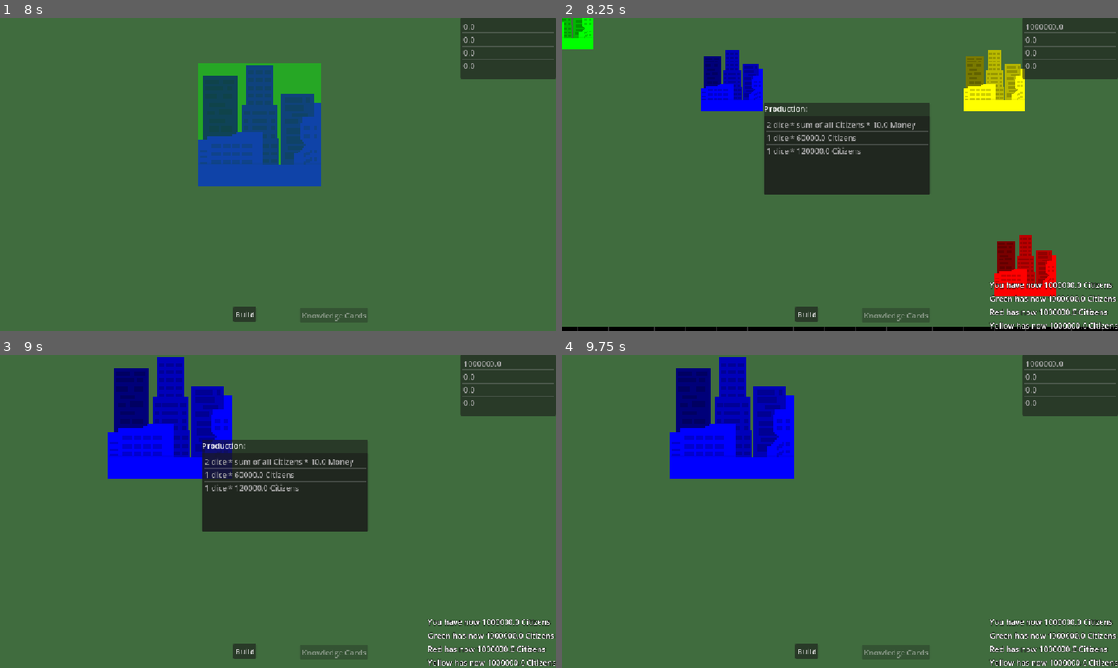
Above: before the commit, frames 1-4 (two rows, left to right).
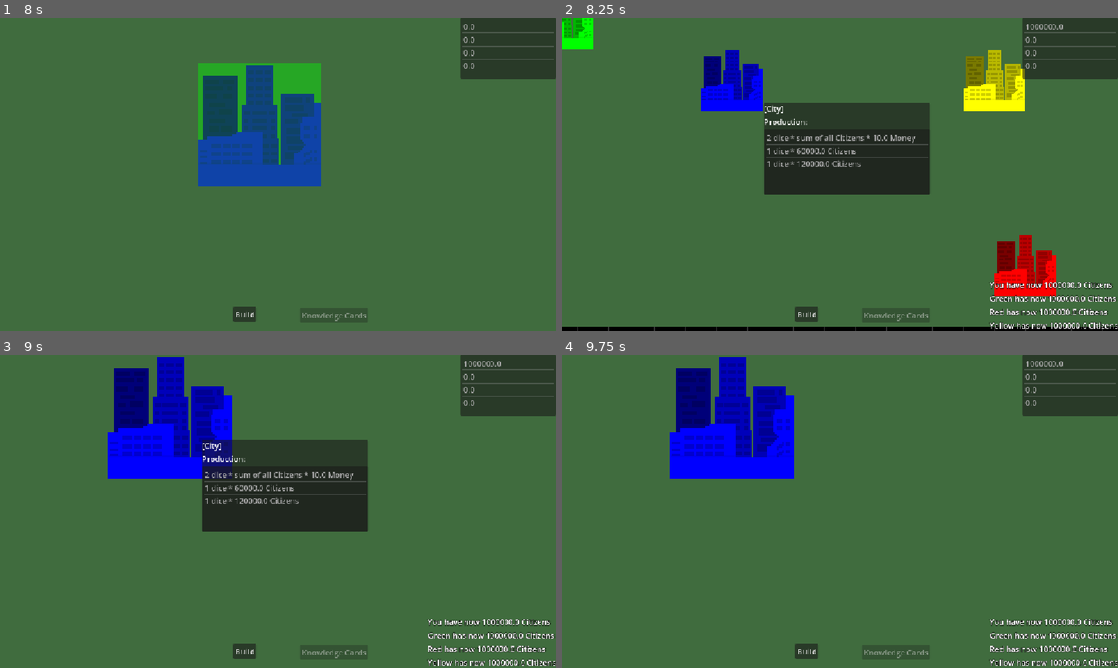
Above: after the commit, the same moments.

Repository: CarlinoCalogero/architect-of-intelligence-board-game
Game: Godot game, scene res://levels/board.tscn
The game is run twice, just before and just after one commit, with the same random seed, the same clock (stepped at 60 frames per second) and the same inputs.
Inputs (mouse positions are in pixels of both pictures, inside the frame that each line leads up to):
- Up to frame 1 (8 s): click "Build" at 0.5 s; click "Build" at 1.25 s; click "Build" at 2 s; tap Enter at 2.75, 4.25, 5.75 s; move the mouse to (400, 158) at 2.77 s; press the mouse at (400, 158) at 2.78 s; tap Space at 3.5, 5, 6.5 s; move the mouse to (166, 190) at 3.52 s; release the mouse at (166, 190) at 3.53 s; tap Mouse wheel down (scroll_down) at 3.6 s; click (166, 190) at 3.67 s; move the mouse to (333, 105) at 4.27 s; hold Mouse wheel up (scroll_up) 4.28-5.03 s; click (333, 105) at 4.42 s; move the mouse to (250, 237) at 5.02 s; click (250, 237) at 5.1 s; move the mouse to (444, 221) at 5.77 s; hold Mouse wheel down (scroll_down) 5.78-6.53 s; click (444, 221) at 5.92 s; move the mouse to (111, 127) at 6.52 s; tap Mouse wheel up (scroll_up) at 6.6 s; click (111, 127) at 6.67 s; move the mouse to (305, 174) at 7.27 s; press the mouse at (305, 174) at 7.28 s
- Up to frame 2 (8.25 s): move the mouse to (756, 96) at 8.02 s; release the mouse at (756, 96) at 8.03 s; tap Mouse wheel down (scroll_down) at 8.1 s; click (756, 96) at 8.17 s
- Up to frame 3 (9 s): move the mouse to (172, 417) at 8.77 s; hold Mouse wheel up (scroll_up) from 8.78 s (still down); click (172, 417) at 8.92 s
- Up to frame 4 (9.75 s): move the mouse to (728, 527) at 9.52 s; release Mouse wheel up (scroll_up) at 9.53 s; click (728, 527) at 9.6 s

Frame 1 is identical in both runs. In frame 2, 1.0% of the frame differs, in the area x 36-66%, y 27-48%; in frame 3, 1.2%; in frame 4, nothing differs.

Commit message:
improved ai upgrade feedback

Diff:
--- a/system/structure.gd
+++ b/system/structure.gd
@@ -17,6 +17,9 @@
 
 @onready var structure_info_tooltip_canvas_layer: CanvasLayer = $StructureInfoTooltipCanvasLayer
 @onready var structure_info_tooltip_panel_container: PanelContainer = $StructureInfoTooltipCanvasLayer/StructureInfoTooltipPanelContainer
+
+@onready var structure_label: Label = $StructureInfoTooltipCanvasLayer/StructureInfoTooltipPanelContainer/VBoxContainer/StructureLabel
+
 @onready var production_v_box_container: VBoxContainer = $StructureInfoTooltipCanvasLayer/StructureInfoTooltipPanelContainer/VBoxContainer/ProductionVBoxContainer
 @onready var production_item_list: ItemList = $StructureInfoTooltipCanvasLayer/StructureInfoTooltipPanelContainer/VBoxContainer/ProductionVBoxContainer/ProductionItemList
 
@@ -66,6 +69,8 @@
 		animated_sprite_2d.scale = (target_size / original_size) * SCALE_PERCENTAGE
 
 	# -- TOOLTIP CREATION LOGIC
+	structure_label.text = "[" + structure_resource.name + "]"
+
 	if not structure_resource.turn_production.is_empty():
 		production_v_box_container.show()
 		production_item_list.clear()
@@ -100,9 +105,12 @@
 	else:
 		next_tier_v_box_container.hide()
 
-func _check_if_structure_can_be_upgraded():
+	_reset()
+
+func _check_if_structure_can_be_upgraded() -> bool:
 	if not GameManager.is_player_local_player(player_owner_index):
-		return
+		animated_sprite_2d.hide()
+		return false
 
 	if structure_resource.next_tier:
 		var upgrade_costs: Array[Transaction] = structure_resource.next_tier.building_cost
@@ -123,6 +131,11 @@
 		else:
 			animated_sprite_2d.hide()
 
+		return is_can_upgrade
+
+	animated_sprite_2d.hide()
+	return false
+
 func _reset():
 	animated_sprite_2d.hide()
 	structure_info_tooltip_canvas_layer.hide()
@@ -140,3 +153,16 @@
 
 func _on_game_resource_changed(_game_resource: GameResource, _new_value: float) -> void:
 	_check_if_structure_can_be_upgraded()
+
+func _on_area_2d_input_event(viewport: Node, event: InputEvent, shape_idx: int) -> void:
+	if event is InputEventMouseButton:
+		if event.button_index == MOUSE_BUTTON_LEFT and event.pressed:
+			print("Player clicked on structure: ", structure_resource.name)
+			if not _check_if_structure_can_be_upgraded():
+				return
+			var built_data: BuiltData = BuiltData.new(structure_resource, cell_position, structure_resource.bound_resource)
+			var next_tier_structure: StructureResource = structure_resource.next_tier
+			var upgrade_costs: Array[Transaction] = next_tier_structure.building_cost
+			for cost: Transaction in upgrade_costs:
+				GameManager.update_current_player_resource(cost.resource_type, -cost.amount, built_data)
+			structure_resource = next_tier_structure
--- a/system/structure.tscn
+++ b/system/structure.tscn
@@ -78,6 +78,9 @@
 layout_mode = 2
 mouse_filter = 2
 
+[node name="StructureLabel" type="Label" parent="StructureInfoTooltipCanvasLayer/StructureInfoTooltipPanelContainer/VBoxContainer" unique_id=696441736]
+layout_mode = 2
+
 [node name="ProductionVBoxContainer" type="VBoxContainer" parent="StructureInfoTooltipCanvasLayer/StructureInfoTooltipPanelContainer/VBoxContainer" unique_id=1225128461]
 layout_mode = 2
 size_flags_vertical = 3
@@ -122,5 +125,6 @@
 size_flags_vertical = 3
 mouse_filter = 2
 
+[connection signal="input_event" from="Area2D" to="." method="_on_area_2d_input_event"]
 [connection signal="mouse_entered" from="Area2D" to="." method="_on_area_2d_mouse_entered"]
 [connection signal="mouse_exited" from="Area2D" to="." method="_on_area_2d_mouse_exited"]
